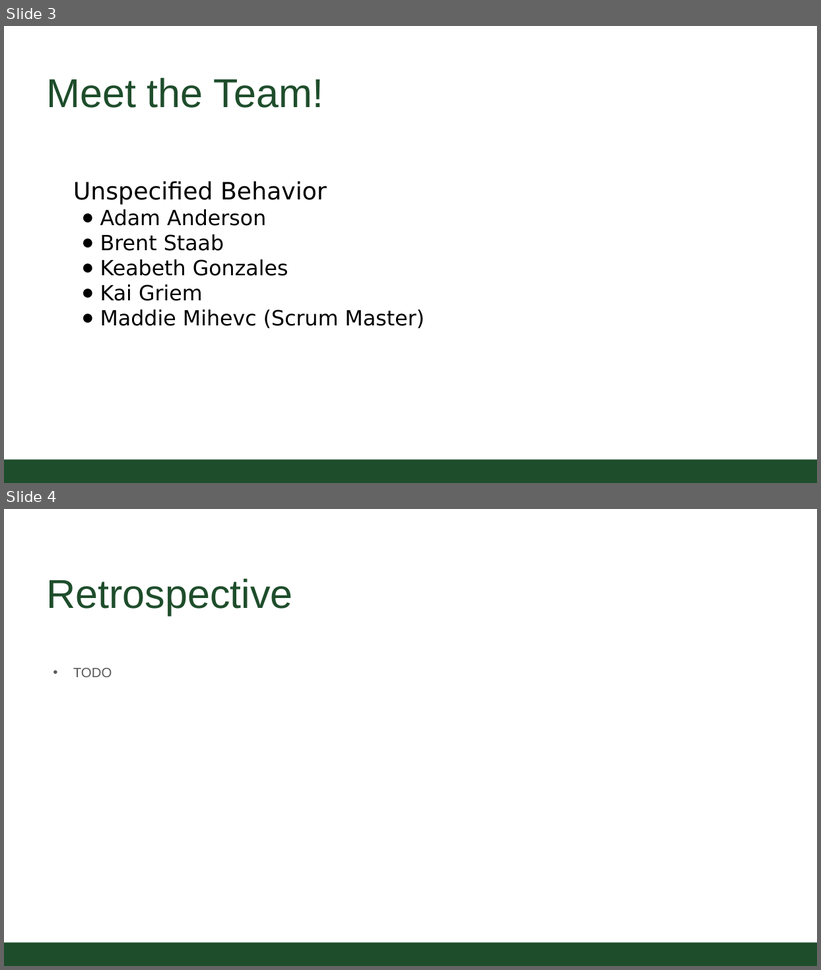
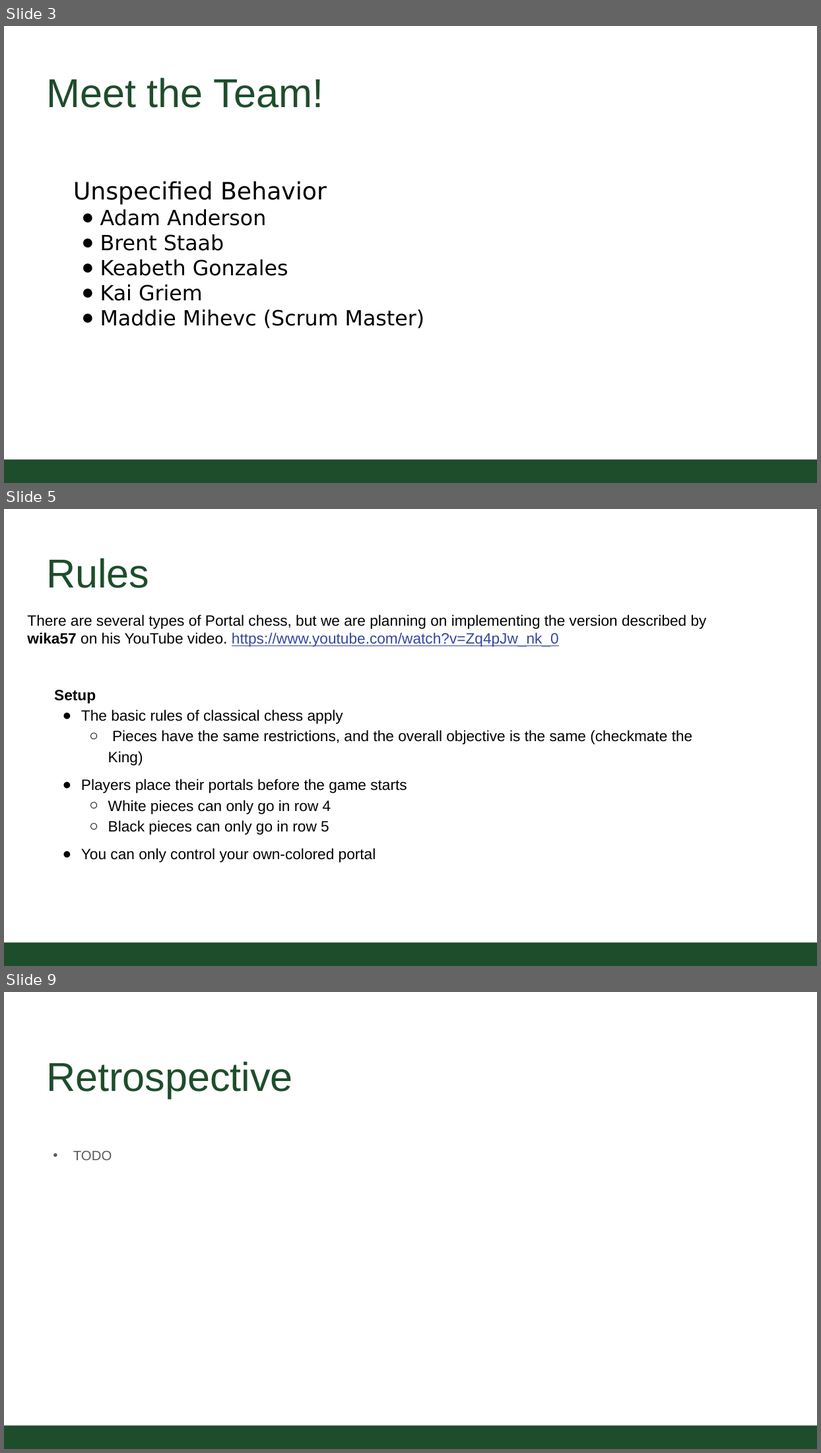
Before and after one commit to bstaab/cs414-f20-UnspecifiedBehavior, a slide deck: Documents/P3Presentation.pptx. Shown one above the other, each under a label of ours: slides 3 and 4 before the commit, slides 3, 5 and 9 after it; the slides between them are not shown. The pictures are 821x970 and 821x1453 pixels, drawn with LibreOffice and Linux fonts; fonts in the diff are those of the drawing; background and template pictures are left out. Boxes give left, top, right and bottom in pixels: in the first picture for what was removed or moved away, otherwise in the second. Text is boxed around its words. In the diff, an @@ line names an element or a change of style, - is before the commit and + after.

```diff
--- a/Documents/P3Presentation.pptx
+++ b/Documents/P3Presentation.pptx
@@ slide 5 added at (4,509,817,966), background #FFFFFF; not listed: 1 template element that a slide beside it also shows @@
@@ title added at (46,558,149,588), 54 pt, text #1E4D2B @@
+Rules
@@ text added at (27,615,707,863), 20 pt, text #000000 @@
+There are several types of Portal chess, but we are planning on implementing the version described by wika57 on his YouTube video. https://www.youtube.com/watch?v=Zq4pJw_nk_0
+Setup
+● The basic rules of classical chess apply
+  ○ Pieces have the same restrictions, and the overall objective is the same (checkmate the King)
+● Players place their portals before the game starts
+  ○ White pieces can only go in row 4
+  ○ Black pieces can only go in row 5
+● You can only control your own-colored portal
@@ what was slide 4 is now slide 9 @@
```
Also in this commit, not shown: 4 other slides added.
